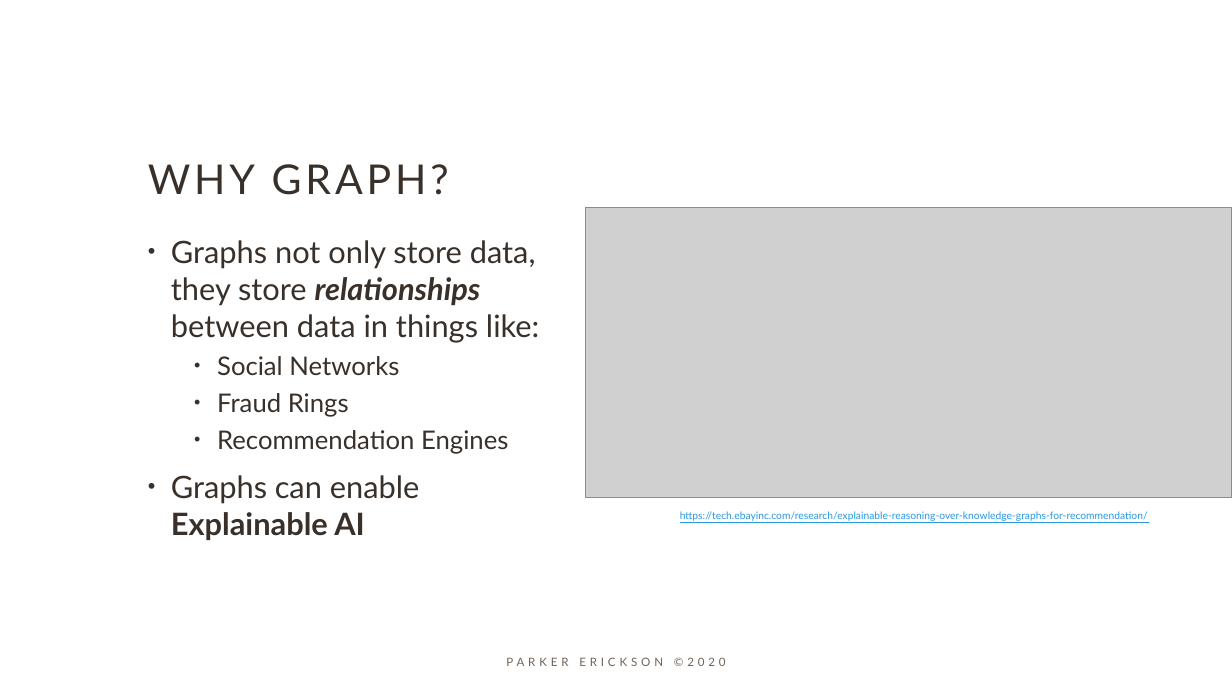
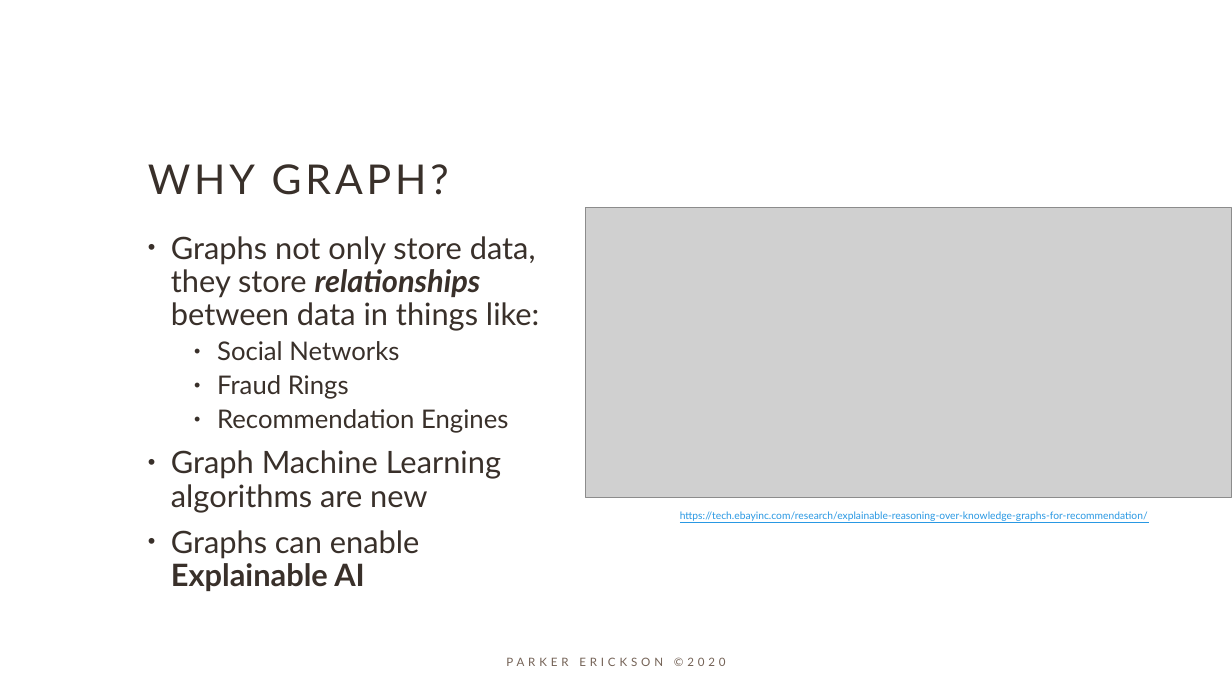
Before and after one commit to parkererickson/graphAIWorldDataframeToGraph, a slide deck: slide 4 of From Dataframes to Graph.pptx (slide 3 before the commit). Drawn at 1232x693 pixels with LibreOffice and Linux fonts; fonts in the diff are those of the drawing; grey boxes stand for pictures. Boxes give left, top, right and bottom in pixels: in the first picture for what was removed or moved away, otherwise in the second. Text is boxed around its words. In the diff, an @@ line names an element or a change of style, - is before the commit and + after.

```diff
--- a/From Dataframes to Graph.pptx
+++ b/From Dataframes to Graph.pptx
@@ text at (x1=171, y1=236, x2=539, y2=591): line spacing 1 to 0.9 @@
@@ text at (x1=171, y1=450, x2=501, y2=513): paragraph added @@
+• Graph Machine Learning algorithms are new
```
Also in this commit, not shown: 4 other slides changed, 1 slide added, 1 slide removed, 2 other files.
